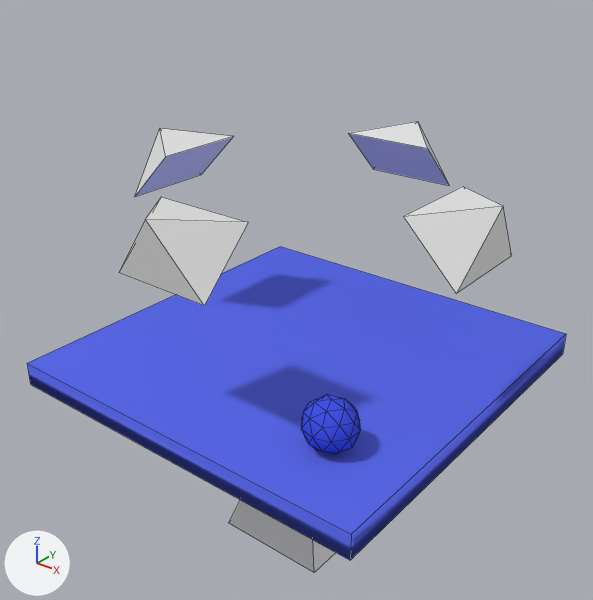
Renders of the Blender file blender/main.blend from each side of a commit.
One viewpoint serves both versions: a 50 mm lens placed at (18.5, -23.7, 16.8), pointed at (-0.5, 0.0, 2.1). The axes (+X, +Y, +Z) are drawn at lower left. The lights are the same throughout. Mesh edges are drawn as thin lines.

The first picture shows 'Plane', 'ball', 'def_rcam', 'rcam.001', 'rcam.002', 'rcam.003', 'rcam.004'.
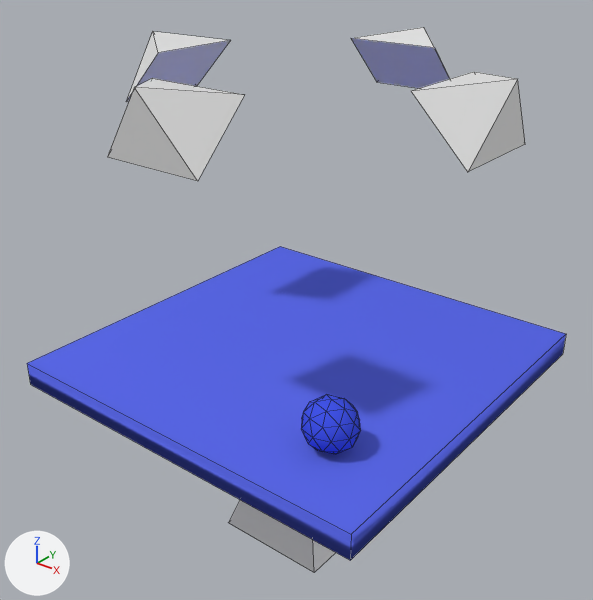
Where the change shows, as pixel boxes [x1, y1, x2, y2] in the pictures (593 x 600 px):
```json
{"object": "rcam.004", "change": "moved", "before": [119, 197, 248, 306], "after": [107, 78, 244, 181]}
{"object": "rcam.001", "change": "moved", "before": [403, 186, 512, 293], "after": [411, 72, 525, 172]}
{"object": "rcam.002", "change": "moved", "before": [348, 121, 449, 186], "after": [351, 27, 449, 88]}
{"object": "rcam.003", "change": "moved", "before": [135, 128, 234, 196], "after": [126, 31, 231, 102]}
```

The change, as JSON lines over the scene's bpy script:
```json
{"op": "set", "path": "ob_rcam_001.location", "old": "(8.0, 0.0, 8.0)", "new": "(8.0, 0.0, 12.0)"}
{"op": "set", "path": "ob_rcam_002.location", "old": "(0.0, 8.0, 8.0)", "new": "(0.0, 8.0, 12.0)"}
{"op": "set", "path": "ob_rcam_003.location", "old": "(-8.0, 0.0, 8.0)", "new": "(-8.0, 0.0, 12.0)"}
{"op": "set", "path": "ob_rcam_004.location", "old": "(0.0, -8.0, 8.0)", "new": "(0.0, -8.0, 12.0)"}
```
